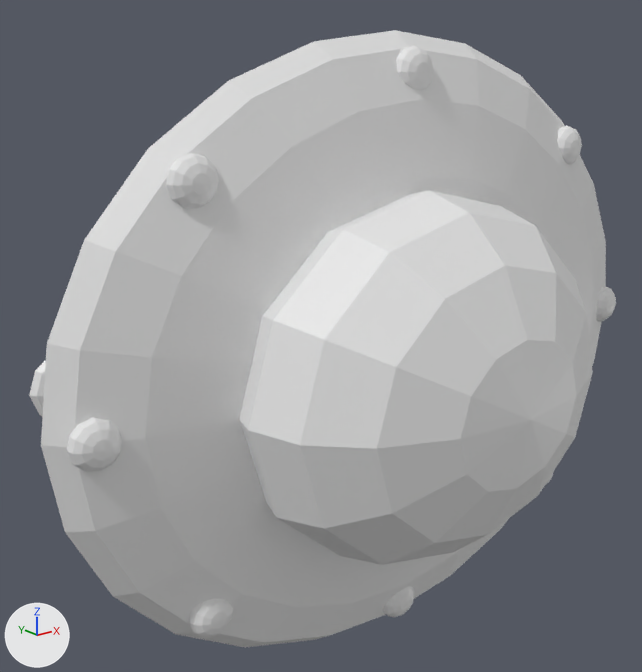
A saved change to the OBJ model assets/models/ship-saucer.obj.
Rendered twice from a camera (50 mm lens) standing at (-2.63, -3.38, 1.27) and looking at (-0.18, -0.32, 0.05). Arrows for +X, +Y and +Z are at lower left; the lights stay in place. The first picture is the older version. Where no turn or scale is listed for an object, it has been applied to the vertices. Vertices at exactly the same position are counted once.

The scene before the commit, as lines of its bpy script (objects in view):
```python
me_ship_saucer = bpy.data.meshes.new('ship-saucer')
me_ship_saucer.from_pydata(...)  # 1842 vertices, 3584 faces; spans x -1.62..2.26, y -1.49..0.02, z -1.38..1.38
ob_ship_saucer = bpy.data.objects.new('ship-saucer', me_ship_saucer)
ob_ship_saucer.location = (0.0, 0.0, 0.0)
```
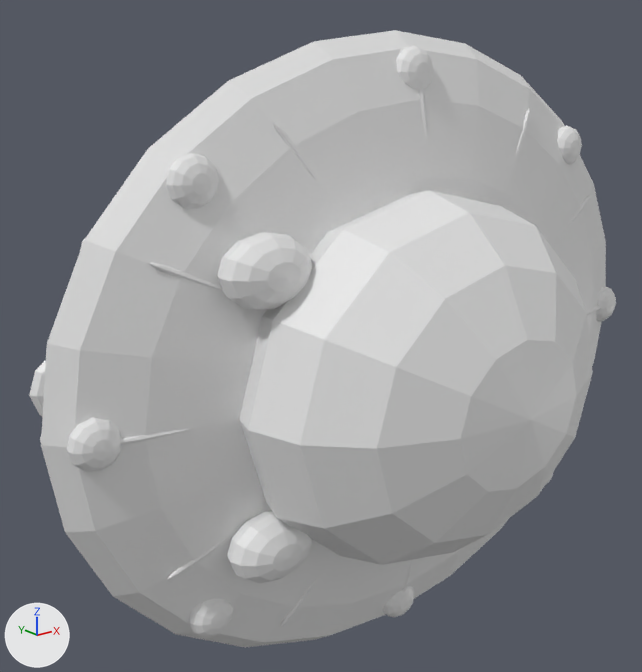
Pixel boxes (x1, y1, x2, y2) of what changed, in the pictures (642 x 672 px):
part 1 of me_ship_saucer, added: after (515, 108, 530, 162)
part 2 of me_ship_saucer, added: after (273, 121, 318, 182)
part 3 of me_ship_saucer, added: after (149, 263, 222, 290)
part 4 of me_ship_saucer, added: after (120, 429, 190, 444)
part 5 of me_ship_saucer, added: after (168, 534, 234, 579)
part 6 of me_ship_saucer, added: after (227, 511, 313, 583)
part 7 of me_ship_saucer, added: after (217, 232, 312, 309)

Edits to the bpy script that builds the scene:
```text
Change me_ship_saucer:
    used by ob_ship_saucer; location = (0.0, 0.0, 0.0)
    remove me_ship_saucer.from_pydata(...)  # 1842 vertices, 3584 faces; spans x -1.62..2.26, y -1.49..0.02, z -1.38..1.38
    add me_ship_saucer.from_pydata(...)  # 3592 vertices, 6976 faces; spans x -1.62..2.26, y -1.49..0.02, z -1.38..1.38
    me_ship_saucer part 1: the loose piece of 42 vertices spanning x 0.37..0.63, y -0.59..-0.08, z 0.61..0.96 is copied, and the copy is multiplied about its middle by the matrix ((0.244, 0.347, 0.004), (-0.19, 0.224, 0.001), (0.143, 0.319, 0.406)), then moved by (0.1, -0.42, 0.1); it spans x 0.48..0.72, y -0.79..-0.72, z 0.72..1.06
    me_ship_saucer part 2: the loose piece of 42 vertices spanning x 0.37..0.63, y -0.59..-0.08, z 0.61..0.96 is copied, and the copy is multiplied about its middle by the matrix ((-0.097, -0.413, -0.004), (0.294, 0.007, 0.001), (0.143, 0.319, 0.406)), then moved by (-1.1, -0.42, 0.1); it spans x -0.72..-0.48, y -0.79..-0.72, z 0.72..1.06
    me_ship_saucer part 3: the loose piece of 42 vertices spanning x -1.23..-0.77, y -0.59..-0.08, z -0.06..0.07 is copied, and the copy is multiplied about its middle by the matrix ((0.431, -0.408, 0.116), (0.134, 0.26, -0.02), (-0.188, 0.21, 0.251)), then moved by (-0.04, -0.42, 0.52); it spans x -1.24..-0.84, y -0.79..-0.72, z 0.42..0.61
    me_ship_saucer part 4: the loose piece of 42 vertices spanning x -1.23..-0.77, y -0.59..-0.08, z -0.06..0.07 is copied, and the copy is multiplied about its middle by the matrix ((0.487, -0.48, 0.0), (0.134, 0.26, 0.0), (0.0, 0.0, 0.277)), then moved by (-0.2, -0.42, 0.0); it spans x -1.43..-0.97, y -0.79..-0.72, z -0.02..0.02
    me_ship_saucer part 5: the loose piece of 42 vertices spanning x -1.23..-0.77, y -0.59..-0.08, z -0.06..0.07 is copied, and the copy is multiplied about its middle by the matrix ((0.431, -0.408, -0.116), (0.134, 0.26, 0.02), (0.188, -0.21, 0.251)), then moved by (-0.04, -0.42, -0.51); it spans x -1.24..-0.84, y -0.79..-0.72, z -0.61..-0.42
    me_ship_saucer part 6: a new loose piece, a UV sphere (12 segments, 8 rings, poles along y) spanning x -1.04..-0.66, y -0.97..-0.73, z -0.69..-0.41
    me_ship_saucer part 7: a new loose piece, a UV sphere (12 segments, 8 rings, poles along y) spanning x -1.04..-0.66, y -0.97..-0.73, z 0.41..0.69
    other edits to the shape of me_ship_saucer do not show in these pictures
```
